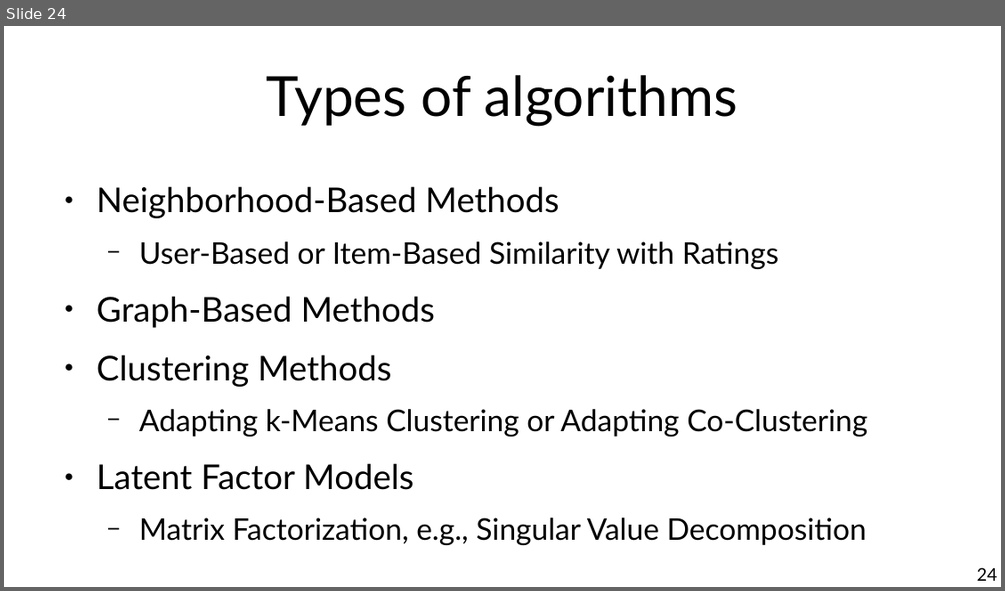
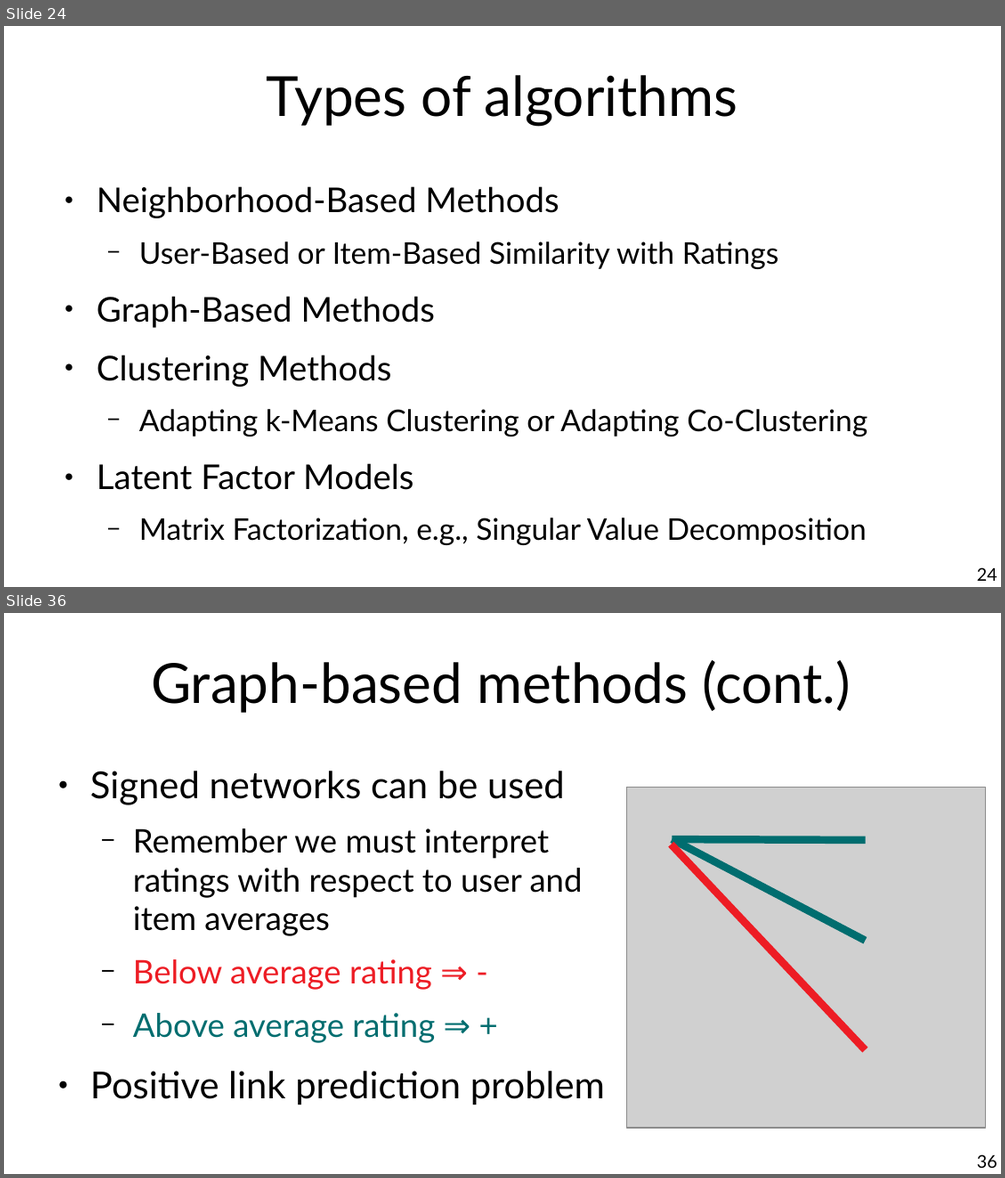
Before and after one commit to chatox/data-mining-course, a slide deck: theory/tt08_recommender_systems.odp. Shown one above the other, each under a label of ours: slide 24 before the commit, slides 24 and 36 after it; the slides between them are not shown. The pictures are 1005x591 and 1005x1178 pixels, drawn with LibreOffice and Linux fonts; fonts in the diff are those of the drawing; grey boxes stand for pictures. Boxes give left, top, right and bottom in pixels: in the first picture for what was removed or moved away, otherwise in the second. Text is boxed around its words. In the diff, an @@ line names an element or a change of style, - is before the commit and + after.

```diff
--- a/theory/tt08_recommender_systems.odp
+++ b/theory/tt08_recommender_systems.odp
@@ slide 36 added at <box>4,613,1001,1174</box>, background #FFFFFF @@
@@ title added at <box>151,660,850,713</box>, 44 pt, text #000000 @@
+Graph-based methods (cont.)
@@ text added at <box>90,771,605,1104</box>, 25.9 pt, text #000000 @@
+● Signed networks can be used
+  − Remember we must interpret ratings with respect to user and item averages
+  − Below average rating ⇒ -
+  − Above average rating ⇒ +
+● Positive link prediction problem
@@ picture added at <box>627,787,987,1127</box> @@
@@ line added from (672, 844) to (866, 1050), #ED1C24 6.01 pt @@
@@ line added from (672, 839) to (866, 840), #006D6F 6.01 pt @@
@@ line added from (672, 839) to (866, 941), #006D6F 6.01 pt @@
@@ page number added at <box>977,1154,997,1167</box>, 14 pt, text #000000 @@
+36
```
Also in this commit, not shown: 11 slides changed, 23 other slides added, 1 slide removed.
